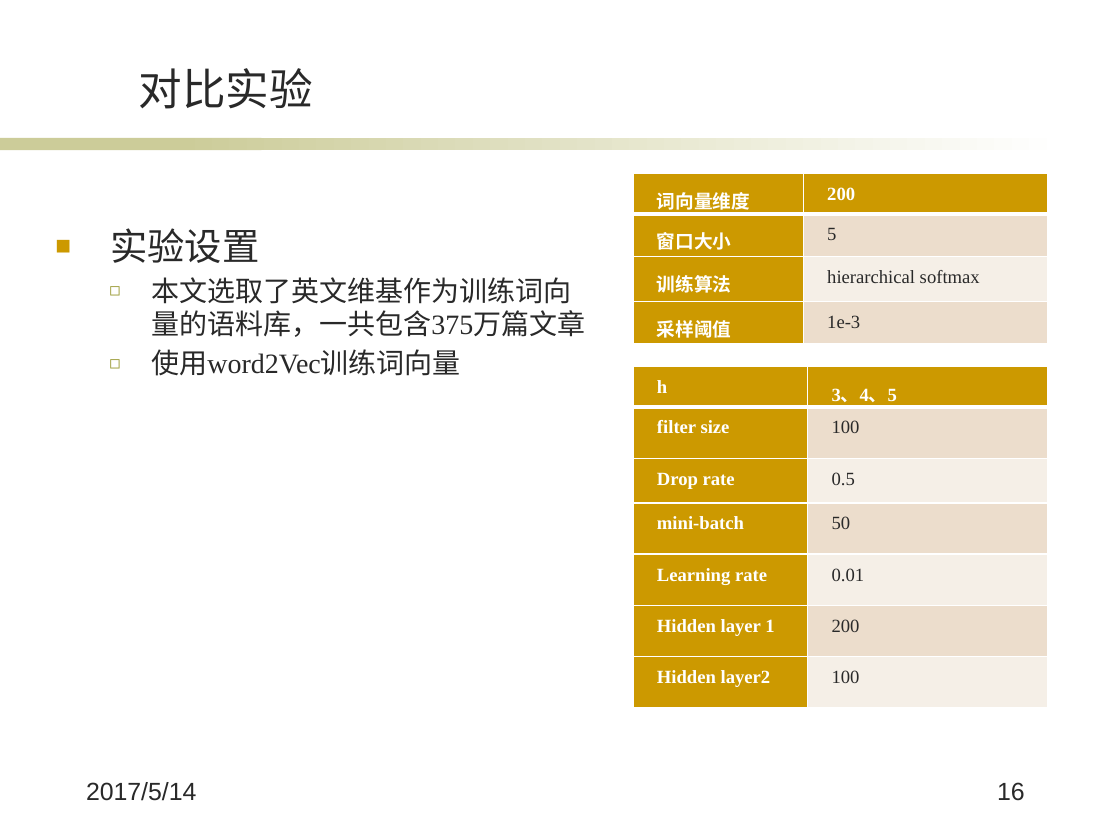
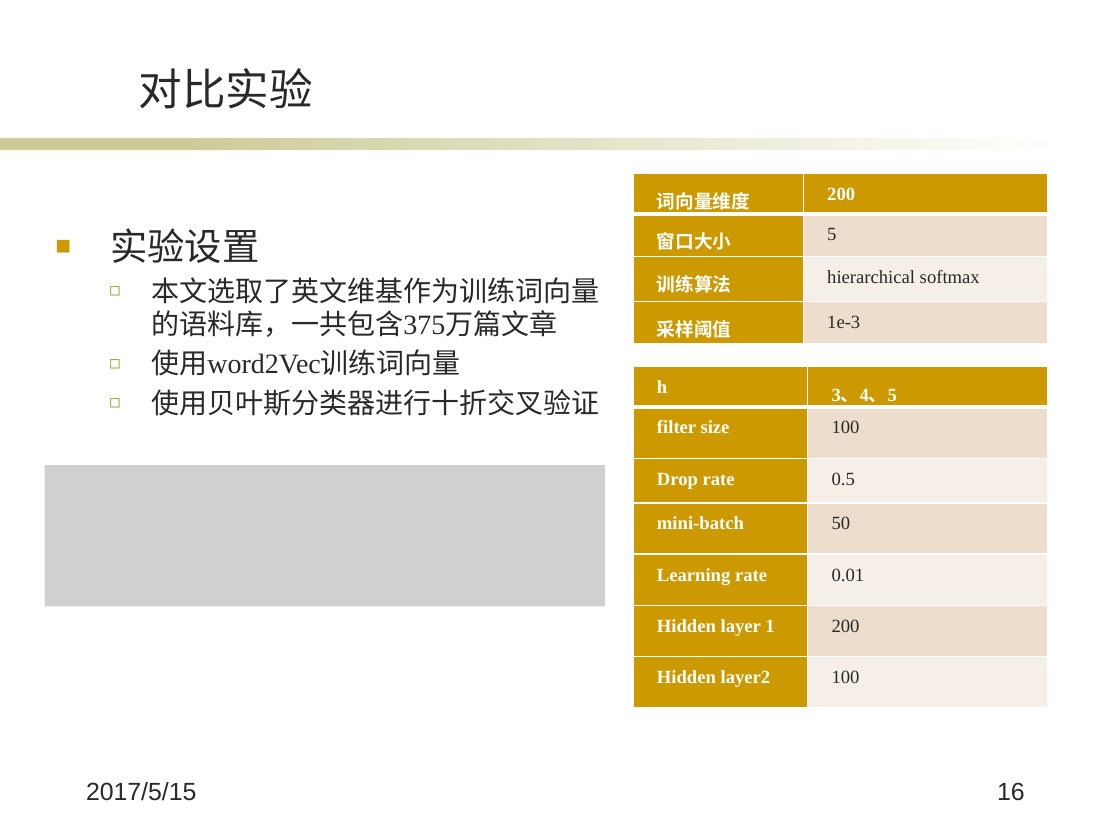
Before and after one commit to wqpod2g/paper, a slide deck: slide 16 of 毕业答辩ppt.pptx. Drawn at 1120x840 pixels with LibreOffice and Linux fonts; fonts in the diff are those of the drawing; grey boxes stand for pictures; background and template pictures are left out. Boxes give left, top, right and bottom in pixels: in the first picture for what was removed or moved away, otherwise in the second. Text is boxed around its words. In the diff, an @@ line names an element or a change of style, - is before the commit and + after.

```diff
--- a/毕业答辩ppt.pptx
+++ b/毕业答辩ppt.pptx
@@ text at <box>151,389,599,416</box>: paragraph added @@
+  ◻ 使用贝叶斯分类器进行十折交叉验证
@@ picture added at <box>45,465,605,606</box> @@
@@ text at <box>86,782,196,801</box>: text changed @@
-2017/5/14
+2017/5/15
```
Also in this commit, not shown: 15 other slides changed, 6 slides added, 1 slide removed, 2 other files.
